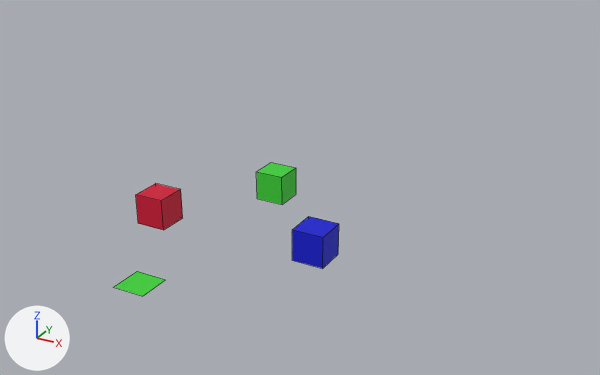
The OBJ model models/cube.obj as it was, and as the next commit left it.
Rendered twice from a 50 mm camera at (24.7, -37.4, 22.1) aimed at (-4.1, 14.8, -4.0). Lighting does not change. The marker at lower left points along +X, +Y and +Z. Mesh edges are drawn as thin lines. Where no turn or scale is listed for an object, it has been applied to the vertices.
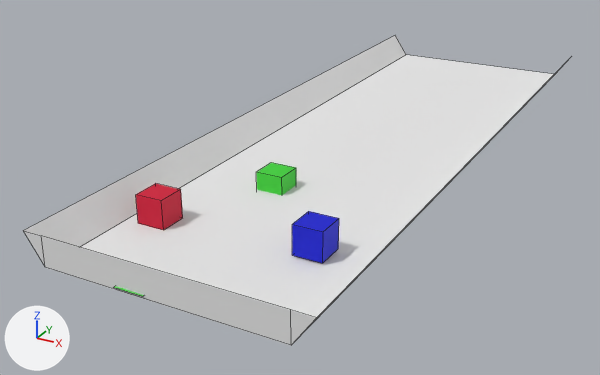
Pixel boxes (x1, y1, x2, y2) of what changed, in the pictures (600 x 375 px):
'Plane.001', added
    after: (23, 35, 561, 345)
'Cube.001', mesh moved
    before: (292, 217, 339, 268)
    after: (292, 211, 339, 263)

Edits to the bpy script that builds the scene:
```text
Add mat_none:
    mat_none = principled_material('None')
    mat_none.base_color = (0.8, 0.8, 0.8)  # white #e7e7e7
    mat_none.roughness = 1.0
Change me_cube_001:
    where me_cube_001.from_pydata(...)  # 8 vertices, 6 faces; spans x 3.7..5.7, y -0.21..1.79, z -1.2..0.8
    used by ob_cube_001; location = (0.0, 0.0, 0.0)
    me_cube_001 part 1: the whole mesh is moved by (0.0, 0.0, 0.34)
Add me_plane_001:
    me_plane_001.from_pydata([(8.0, 46.0, -1.0), (-8.0, 46.0, -1.0), (8.0, -8.0, -1.0), (-8.0, -8.0, -1.0), (9.4, 46.0, 1.0), (-9.4, 46.0, 1.0), (9.4, -8.0, 1.0), (-9.4, -8.0, 1.0), (8.0, -8.0, 1.0), (-8.0, -8.0, 1.0)], [], [(0, 1, 3, 2), (3, 1, 5, 7), (0, 2, 6, 4), (2, 3, 9, 8), (2, 8, 6), (3, 7, 9)])
    me_plane_001.materials.append(mat_none)  # white #e7e7e7
Add ob_plane_001:
    ob_plane_001 = bpy.data.objects.new('Plane.001', me_plane_001)
    ob_plane_001.location = (0.0, 0.0, 0.0)
```
